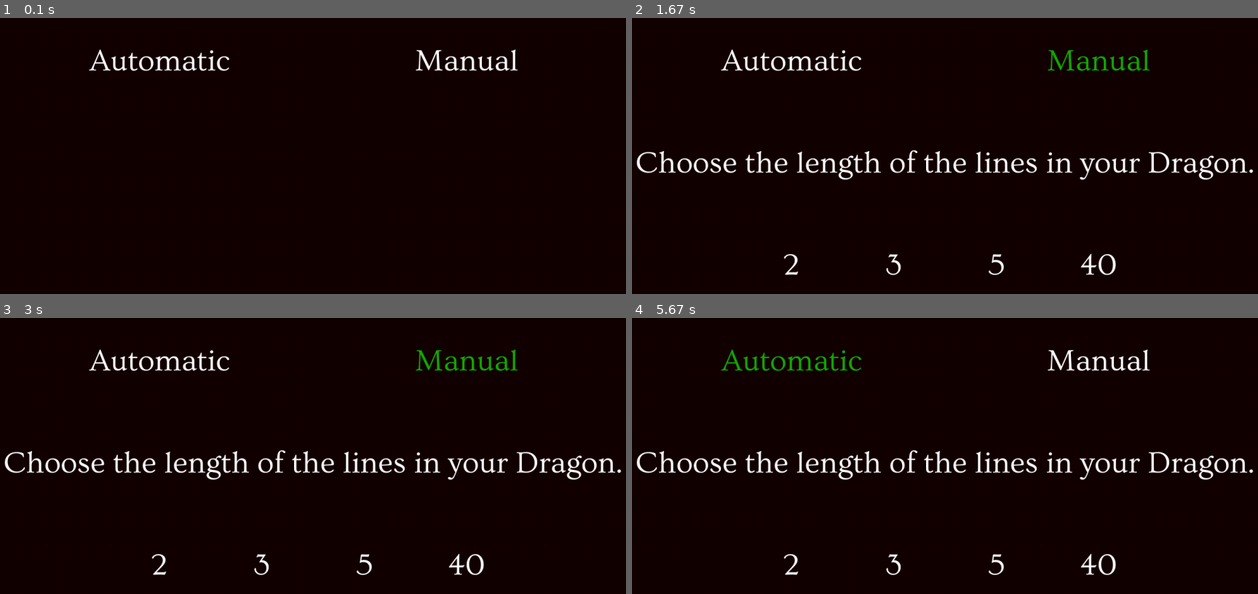
Above: before the commit, frames 1-4 (two rows, left to right).
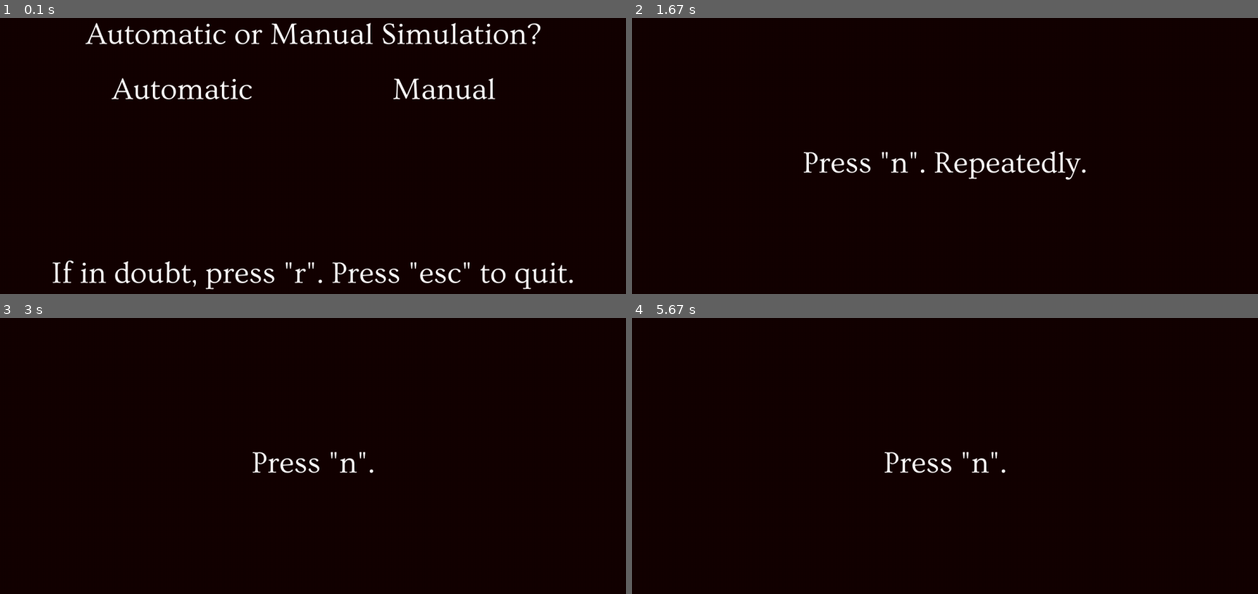
Above: after the commit, the same moments.

Repository: engeir/maths-snack
Game: pygame game, started from dragon_curve/main.py
The game is run twice, just before and just after one commit, with the same random seed, the same clock (stepped at 60 frames per second) and the same inputs.
Inputs (mouse positions are in pixels of both pictures, inside the frame that each line leads up to):
- Up to frame 1 (0.1 s): no input
- Up to frame 2 (1.67 s): click "Manual" at 0.38 s; click (1063, 205) at 0.72 s; press the mouse at (813, 89) at 1.03 s; move the mouse to (832, 89) at 1.13 s; release the mouse at (851, 87) at 1.27 s; click "Manual" at 1.38 s
- Up to frame 3 (3 s): press the mouse at (181, 389) at 2.7 s; move the mouse to (206, 398) at 2.8 s; release the mouse at (225, 406) at 2.93 s
- Up to frame 4 (5.67 s): click "Manual" at 4.05 s; click "Automatic" at 5.38 s

The runs differ from the first frame. In frame 1, 5.6% of the frame differs, in the area x 8-92%, y 1-99%; in frame 2, 4.2%; in frame 3, 4.0%; in frame 4, 4.0%.

Commit message:
fixed scaling for dragon curve

Diff:
--- a/dragon_curve/config.py
+++ b/dragon_curve/config.py
@@ -4,8 +4,10 @@
 
 # Display
 pg.display.init()
-a = pg.display.list_modes()
-SCREEN_WIDTH, SCREEN_HEIGHT = a[0][0], a[0][1]
+# a = pg.display.list_modes()
+# SCREEN_WIDTH, SCREEN_HEIGHT = a[0][0], a[0][1]
+a = pg.display.set_mode((0, 0))
+SCREEN_WIDTH, SCREEN_HEIGHT = a.get_clip()[2], a.get_clip()[3]
 FPS = 30
 
 # Colors
@@ -21,9 +23,11 @@
 TWIST = 1
 LENGTH = 10
 
+x_0, y_0 = int(SCREEN_WIDTH / 2), int(SCREEN_HEIGHT / 2)
+
 START = [
-    [900, 900, 351, 350],
-    [1848, 1850, 1250, 1250],
-    [700, 705, 720, 720],
-    [760, 760, 605, 645]
+    [x_0, x_0, y_0, y_0 - 1],
+    [x_0, x_0 + 2, y_0, y_0],
+    [x_0 - 5, x_0, y_0, y_0],
+    [x_0, x_0, y_0 - 40, y_0]
 ]
--- a/dragon_curve/main.py
+++ b/dragon_curve/main.py
@@ -11,8 +11,9 @@
 
     def __init__(self):
         pg.init()
-        a = pg.display.list_modes()
-        self.screen = pg.display.set_mode(a[0], pg.FULLSCREEN)
+        # a = pg.display.list_modes()
+        # self.screen = pg.display.set_mode(a[0], pg.FULLSCREEN)
+        self.screen = pg.display.set_mode((0, 0))
         pg.display.set_caption("Dragon Curve")
         self.clock = pg.time.Clock()
         self.write()
@@ -145,27 +146,26 @@
                             self.dragon_size = 4
 
     def write(self):
-        self.text_esc_r = Text('If in doubt, press "r". Press "esc" to quit.', cf.SCREEN_WIDTH / 2, cf.SCREEN_HEIGHT / 2 + 400)
-        self.text_press_n = Text(
-            'Press "n".', cf.SCREEN_WIDTH / 2, cf.SCREEN_HEIGHT / 2)
-        self.text_press_n_a_lot = Text(
-            'Press "n". Repeatedley.', cf.SCREEN_WIDTH / 2, cf.SCREEN_HEIGHT / 2)
-        self.text_a_or_m = Text('Automatic or Manual Simulation?',
-                                cf.SCREEN_WIDTH / 2, cf.SCREEN_HEIGHT / 2 - 400)
-        self.text_auto = Text('Automatic', cf.SCREEN_WIDTH /
-                              2 - 300, cf.SCREEN_HEIGHT / 2 - 200)
-        self.text_manual = Text(
-            'Manual', cf.SCREEN_WIDTH / 2 + 300, cf.SCREEN_HEIGHT / 2 - 200)
-        self.text_dragon_size = Text(
-            'Choose the length of the lines in your Dragon.', cf.SCREEN_WIDTH / 2, cf.SCREEN_HEIGHT / 2)
-        self.text_2 = Text('2', cf.SCREEN_WIDTH / 2 - 300,
-                           cf.SCREEN_HEIGHT / 2 + 200)
-        self.text_3 = Text('3', cf.SCREEN_WIDTH / 2 - 100,
-                           cf.SCREEN_HEIGHT / 2 + 200)
-        self.text_5 = Text('5', cf.SCREEN_WIDTH / 2 + 100,
-                           cf.SCREEN_HEIGHT / 2 + 200)
-        self.text_40 = Text('40', cf.SCREEN_WIDTH / 2 +
-                            300, cf.SCREEN_HEIGHT / 2 + 200)
+        self.text_esc_r = Text('If in doubt, press "r". Press "esc" to quit.', cf.SCREEN_WIDTH / 2,
+                               cf.SCREEN_HEIGHT / 2 + cf.SCREEN_HEIGHT * .3)
+        self.text_press_n = Text('Press "n".', cf.SCREEN_WIDTH / 2, cf.SCREEN_HEIGHT / 2)
+        self.text_press_n_a_lot = Text('Press "n". Repeatedly.', cf.SCREEN_WIDTH / 2, cf.SCREEN_HEIGHT / 2)
+        self.text_a_or_m = Text('Automatic or Manual Simulation?', cf.SCREEN_WIDTH / 2,
+                                cf.SCREEN_HEIGHT / 2 - cf.SCREEN_HEIGHT * .35)
+        self.text_auto = Text('Automatic', cf.SCREEN_WIDTH / 2 - cf.SCREEN_WIDTH * .2,
+                              cf.SCREEN_HEIGHT / 2 - cf.SCREEN_HEIGHT * .2)
+        self.text_manual = Text('Manual', cf.SCREEN_WIDTH / 2 + cf.SCREEN_WIDTH * .2,
+                                cf.SCREEN_HEIGHT / 2 - cf.SCREEN_HEIGHT * .2)
+        self.text_dragon_size = Text('Choose the length of the lines in your Dragon.', cf.SCREEN_WIDTH / 2,
+                                     cf.SCREEN_HEIGHT / 2 - cf.SCREEN_HEIGHT * .05)
+        self.text_2 = Text('2', cf.SCREEN_WIDTH / 2 - cf.SCREEN_WIDTH * .2,
+                           cf.SCREEN_HEIGHT / 2 + cf.SCREEN_HEIGHT * .1)
+        self.text_3 = Text('3', cf.SCREEN_WIDTH / 2 - cf.SCREEN_WIDTH * .07,
+                           cf.SCREEN_HEIGHT / 2 + cf.SCREEN_HEIGHT * .1)
+        self.text_5 = Text('5', cf.SCREEN_WIDTH / 2 + cf.SCREEN_WIDTH * .07,
+                           cf.SCREEN_HEIGHT / 2 + cf.SCREEN_HEIGHT * .1)
+        self.text_40 = Text('40', cf.SCREEN_WIDTH / 2 + cf.SCREEN_WIDTH * .2,
+                            cf.SCREEN_HEIGHT / 2 + cf.SCREEN_HEIGHT * .1)
 
     def mouse_pos(self):
         self.x, self.y = pg.mouse.get_pos()
